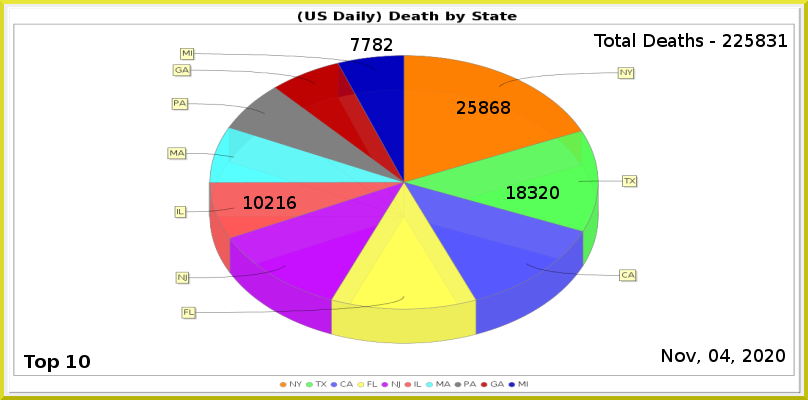
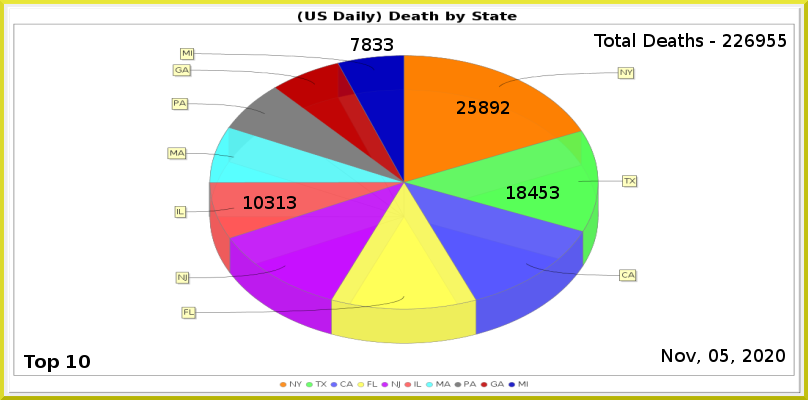
Layered file, before and after one edit (808 x 400). Changes by layer:
painted on "Least" over [362, 38, 393, 51]
painted on "6" over [265, 196, 296, 209]
painted on "2" over [528, 186, 559, 199]
painted on "1" over [490, 101, 510, 114]
renamed "Total Deaths - 225831" to "Total Deaths - 226955", painted on it over [745, 34, 787, 47]
painted on "Current Date" over [720, 349, 730, 362]
